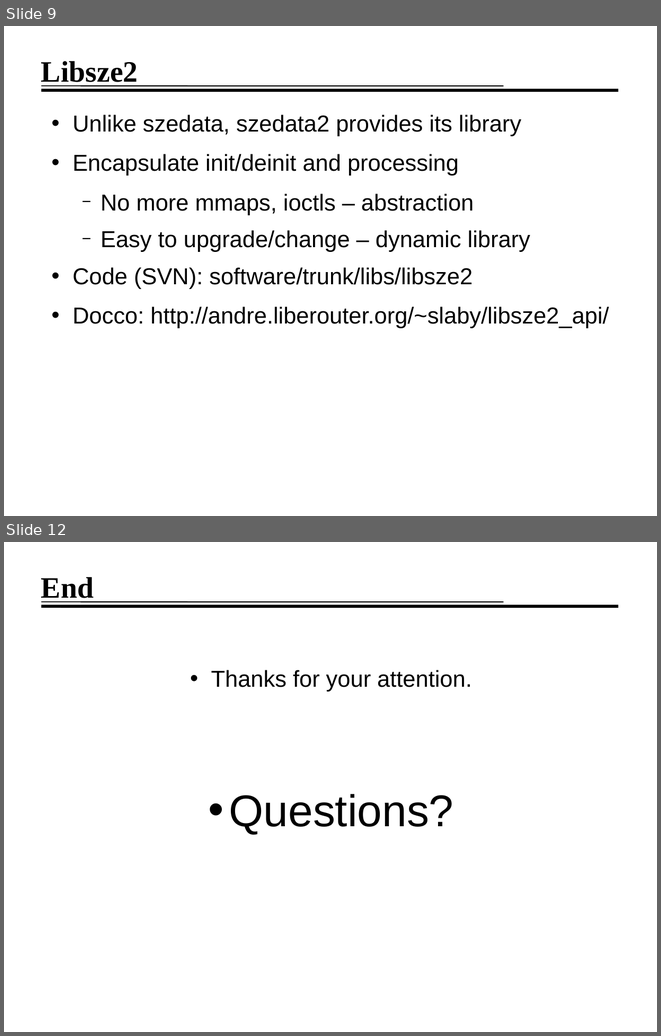
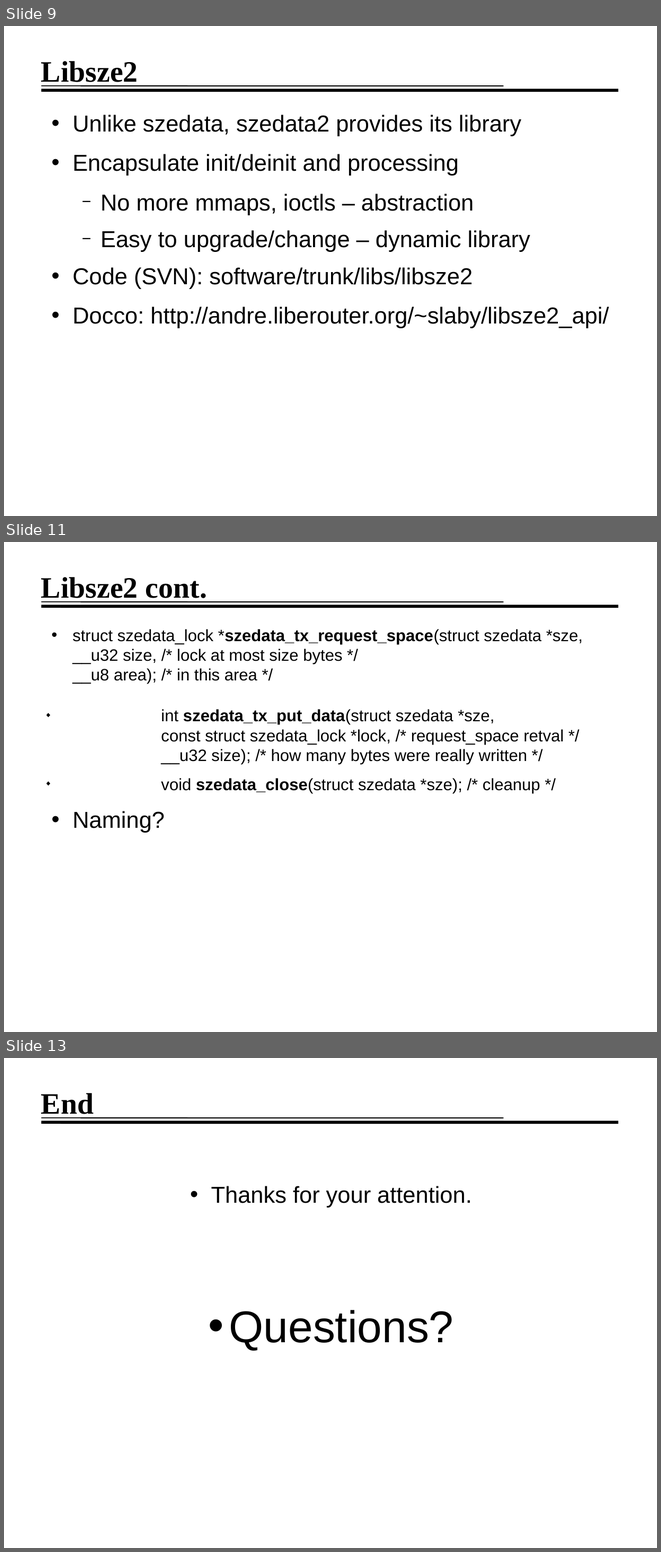
Before and after one commit to jirislaby/writings, a slide deck: presentation/seminar.odp. Shown one above the other, each under a label of ours: slides 9 and 12 before the commit, slides 9, 11 and 13 after it; the slides between them are not shown. The pictures are 661x1036 and 661x1552 pixels, drawn with LibreOffice and Linux fonts; fonts in the diff are those of the drawing; background and template pictures are left out. Boxes give left, top, right and bottom in pixels: in the first picture for what was removed or moved away, otherwise in the second. Text is boxed around its words. In the diff, an @@ line names an element or a change of style, - is before the commit and + after.

```diff
--- a/presentation/seminar.odp
+++ b/presentation/seminar.odp
@@ slide 11 added at <box>4,542,657,1032</box>, background #FFFFFF; not listed: 2 template elements that a slide beside it also shows @@
@@ title added at <box>41,577,207,602</box>, 36 pt, text #000000, bold @@
+Libsze2 cont.
@@ text added at <box>72,629,583,832</box>, 20 pt, text #000000 @@
+• struct szedata_lock *szedata_tx_request_space(struct szedata *sze,
+  __u32 size, /* lock at most size bytes */
+  __u8 area); /* in this area */
+◆ int szedata_tx_put_data(struct szedata *sze,
+  const struct szedata_lock *lock, /* request_space retval */
+  __u32 size); /* how many bytes were really written */
+◆ void szedata_close(struct szedata *sze); /* cleanup */
+• Naming?
@@ what was slide 12 is now slide 13 @@
```
Also in this commit, not shown: 5 slides changed, 1 other slide added, 1 slide removed, 4 other files.
